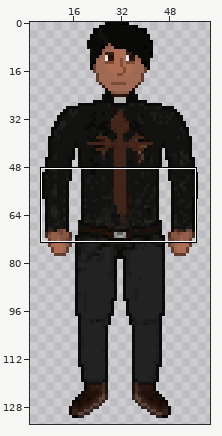
One commit to this sprite sheet: Assets/Actors/priest.png. Above: a wide view before the commit, with the close-up outlined.
Close-up. Before the edit:
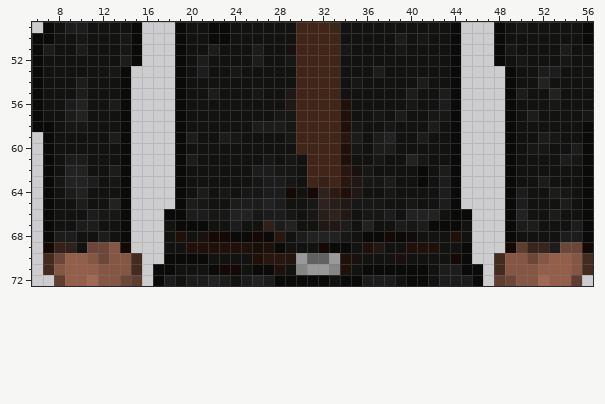
The file is 64x134 pixels. Pixels under 10% opacity are left out. Colours within 5 levels of each other are drawn and written as one. Shown: x 6..56, y 49..72. The old version is drawn lined up with the new one. The wide view leaves out empty margins. The commit also changed other parts of the picture, which this record leaves out.
Now the later version:
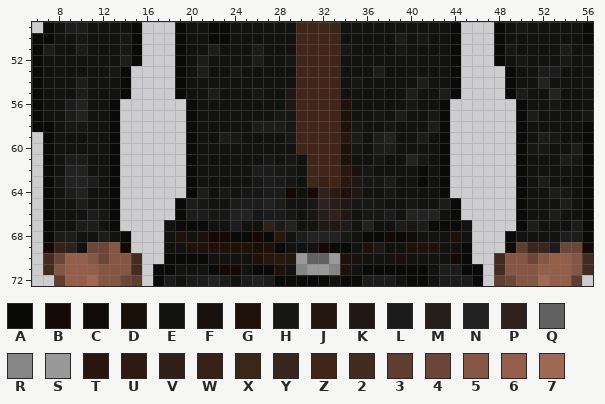
Palette (. is transparent): A #0a0a09  B #140905  C #100c0b  D #170f08  E #121210  F #18110e  G #1f100a  H #171716  J #22160f  K #211815  L #1c1c1c  M #251e19  N #222222  P #2f211e  Q #616161  R #868686  S #999999  T #28160f  U #2f1a13  V #302017  W #372017  X #3b2718  Y #37251e  Z #422519  2 #442b20  3 #5f3d2f  4 #6b4639  5 #855644  6 #945f4a  7 #a06953
Diff:
whole drawing moved by +0,-2 (the old picture is shown already moved)
Changed rows in their new state; - is an unchanged pixel.
first column x 13:
56 A.----.A----------------------A.----.A
57 A.----.A----------------------A.----.A
58 A.----.A----------------------A.----.A
59 A.----.A----------------------A.----.A
60 A.----.A----------------------A.----.A
61 A.----.A----------------------A.----.A
62 A.----.A----------------------A.----.A
63 A.----.A----------------------A.----.A
64 A.----.A----------------------A.----.A
65 A.----------------------------------.A
66 A.---.--------------------------.---.A
67 A.----------------------------------.A
Where, in picture pixels (left, top, right, bottom), the same in both close-ups:
changed: (109, 99, 131, 231)
changed: (164, 99, 197, 220)
changed: (439, 99, 527, 231)
